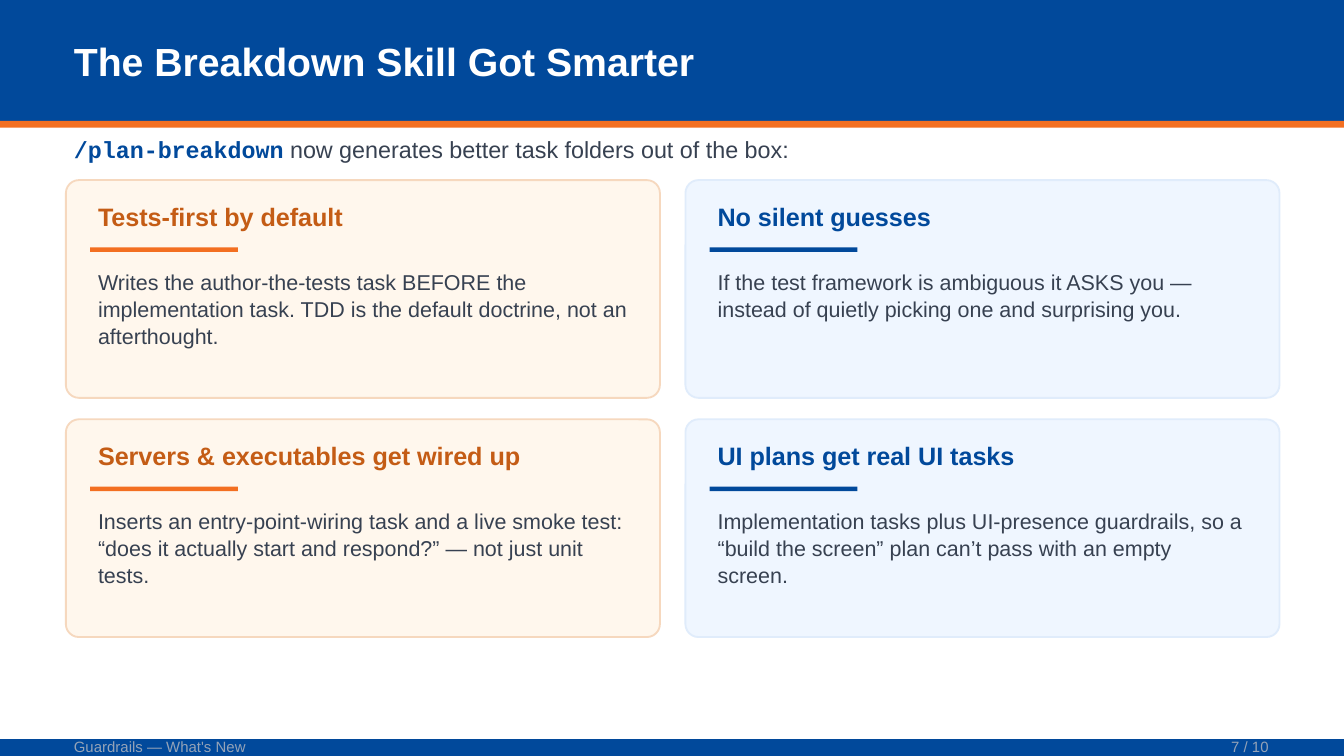
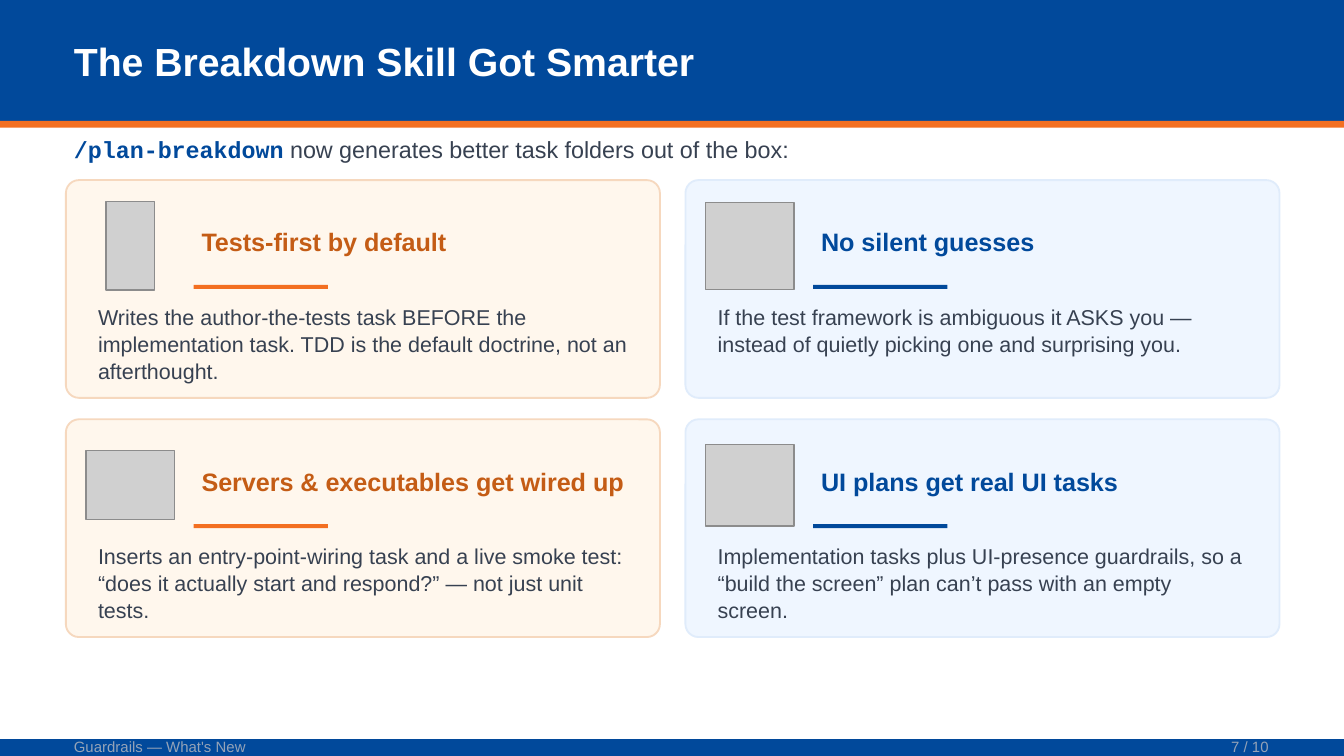
Before and after one commit to Servant-Software-LLC/Guardrails, a slide deck: slide 7 of docs/presentations/guardrails-whats-new-2026-06-22.pptx. Drawn at 1344x756 pixels with LibreOffice and Linux fonts; fonts in the diff are those of the drawing; grey boxes stand for pictures. Boxes give left, top, right and bottom in pixels: in the first picture for what was removed or moved away, otherwise in the second. Text is boxed around its words. In the diff, an @@ line names an element or a change of style, - is before the commit and + after.

```diff
--- a/docs/presentations/guardrails-whats-new-2026-06-22.pptx
+++ b/docs/presentations/guardrails-whats-new-2026-06-22.pptx
@@ picture added at bbox=[106, 202, 155, 290] @@
@@ text "Tests-first by default": place and size @@
-text "Tests-first by default" at bbox=[98, 207, 343, 232]
+text "Tests-first by default" at bbox=[202, 232, 446, 257]
@@ picture added at bbox=[706, 203, 794, 290] @@
@@ text "No silent guesses": place and size @@
-text "No silent guesses" at bbox=[718, 207, 930, 232]
+text "No silent guesses" at bbox=[821, 232, 1034, 257]
@@ text "Writes the author-the-tests task BEFORE ...": place and size @@
-text "Writes the author-the-tests task BEFORE ..." at bbox=[98, 274, 627, 349]
+text "Writes the author-the-tests task BEFORE ..." at bbox=[98, 309, 627, 384]
@@ rectangle: place and size @@
-rectangle at bbox=[90, 247, 238, 253]
+rectangle at bbox=[194, 285, 328, 289]
@@ less space between paragraphs in 4 elements at bbox=[98, 548, 623, 618], bbox=[718, 548, 1242, 618], bbox=[98, 309, 627, 384], bbox=[718, 309, 1181, 357] @@
@@ text "If the test framework is ...": place and size @@
-text "If the test framework is ..." at bbox=[718, 274, 1181, 322]
+text "If the test framework is ..." at bbox=[718, 309, 1181, 357]
@@ rectangle: place and size @@
-rectangle at bbox=[710, 247, 857, 253]
+rectangle at bbox=[813, 285, 948, 289]
@@ text "Servers & executables get wired ...": place and size @@
-text "Servers & executables get wired ..." at bbox=[98, 446, 521, 471]
+text "Servers & executables get wired ..." at bbox=[202, 472, 624, 496]
@@ picture added at bbox=[706, 445, 794, 527] @@
@@ vertical alignment top to middle in 4 elements at bbox=[202, 232, 446, 257], bbox=[821, 232, 1034, 257], bbox=[202, 472, 624, 496], bbox=[821, 472, 1118, 496] @@
@@ text "UI plans get real UI ...": place and size @@
-text "UI plans get real UI ..." at bbox=[718, 446, 1014, 471]
+text "UI plans get real UI ..." at bbox=[821, 472, 1118, 496]
@@ picture added at bbox=[86, 450, 175, 519] @@
@@ text "Inserts an entry-point-wiring task and ...": place and size @@
-text "Inserts an entry-point-wiring task and ..." at bbox=[98, 513, 623, 583]
+text "Inserts an entry-point-wiring task and ..." at bbox=[98, 548, 623, 618]
@@ rectangle: place and size @@
-rectangle at bbox=[90, 487, 238, 492]
+rectangle at bbox=[194, 524, 328, 528]
@@ text "Implementation tasks plus UI-presence guardrails, ...": place and size @@
-text "Implementation tasks plus UI-presence guardrails, ..." at bbox=[718, 513, 1242, 583]
+text "Implementation tasks plus UI-presence guardrails, ..." at bbox=[718, 548, 1242, 618]
@@ rectangle: place and size @@
-rectangle at bbox=[710, 487, 857, 492]
+rectangle at bbox=[813, 524, 948, 528]
```
Also in this commit, not shown: 4 other slides changed, 6 other files.
